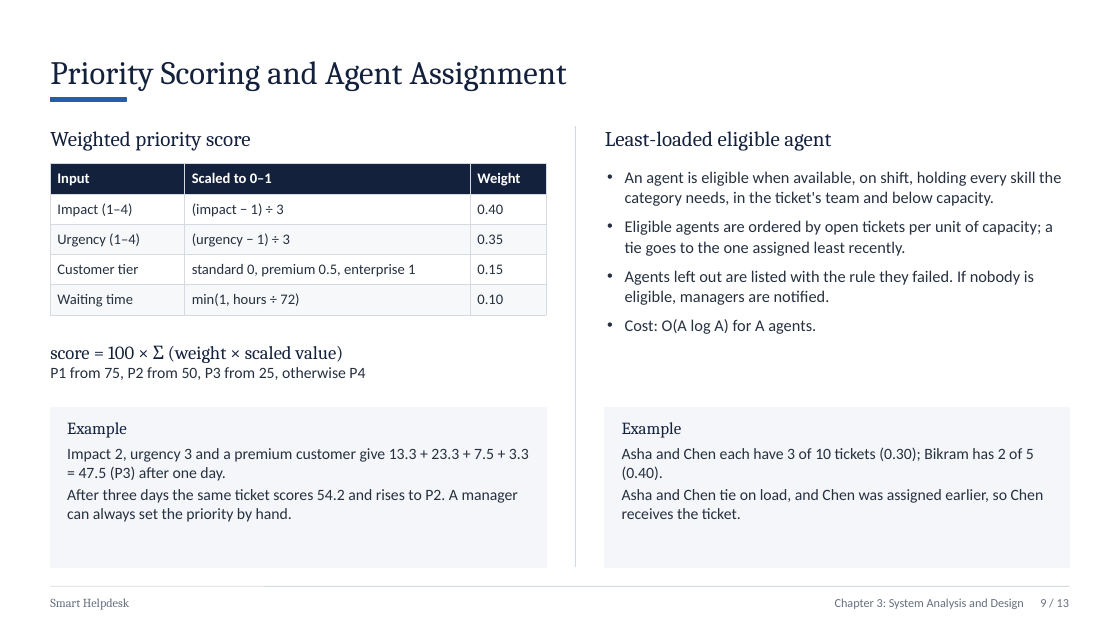
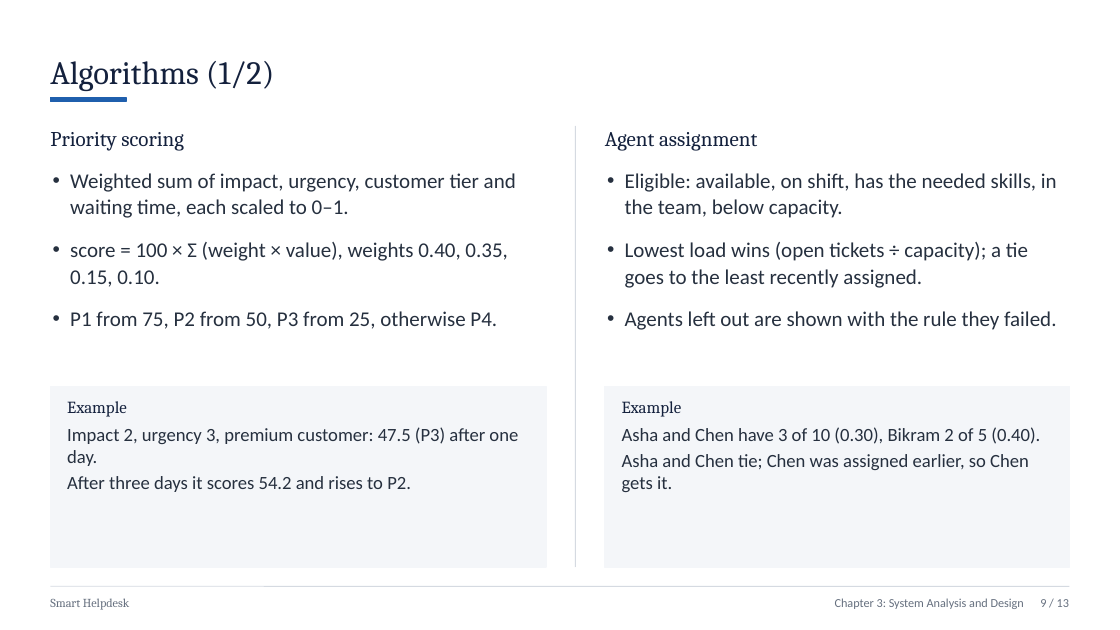
Before and after one commit to Sbh321/smart-helpdesk, a slide deck: slide 10 of college/report/Project-III-Presentation-Smart-Helpdesk.pptx. Drawn at 1120x630 pixels with LibreOffice and Linux fonts; fonts in the diff are those of the drawing. Boxes give left, top, right and bottom in pixels: in the first picture for what was removed or moved away, otherwise in the second. Text is boxed around its words. In the diff, an @@ line names an element or a change of style, - is before the commit and + after.

```diff
--- a/college/report/Project-III-Presentation-Smart-Helpdesk.pptx
+++ b/college/report/Project-III-Presentation-Smart-Helpdesk.pptx
@@ text at [50,61,274,91]: text changed @@
-Priority Scoring and Agent Assignment
+Algorithms (1/2)
@@ text at [50,132,184,151]: text changed @@
-Weighted priority score
+Priority scoring
@@ text at [605,132,757,151]: text changed @@
-Least-loaded eligible agent
+Agent assignment
@@ text "Weighted sum of impact, urgency, ..." at [70,173,516,329]: vertical alignment middle to top @@
@@ table removed at [50,164,546,311], 5 rows, 3 columns @@
-Input | Scaled to 0–1 | Weight
-Impact (1–4) | (impact − 1) ÷ 3 | 0.40
-Urgency (1–4) | (urgency − 1) ÷ 3 | 0.35
-Customer tier | standard 0, premium 0.5, enterprise 1 | 0.15
-Waiting time | min(1, hours ÷ 72) | 0.10
@@ text at [70,173,516,329]: text changed; size 13.5 to 18 pt @@
-score = 100 × Σ (weight × scaled value)
-P1 from 75, P2 from 50, P3 from 25, otherwise P4
+• Weighted sum of impact, urgency, customer tier and waiting time, each scaled to 0–1.
+• score = 100 × Σ (weight × value), weights 0.40, 0.35, 0.15, 0.10.
+• P1 from 75, P2 from 50, P3 from 25, otherwise P4.
@@ text at [625,173,1057,330]: text changed; size 14 to 18 pt @@
-• An agent is eligible when available, on shift, holding every skill the category needs, in the ticket's team and below capacity.
-• Eligible agents are ordered by open tickets per unit of capacity; a tie goes to the one assigned least recently.
-• Agents left out are listed with the rule they failed. If nobody is eligible, managers are notified.
-• Cost: O(A log A) for A agents.
+• Eligible: available, on shift, has the needed skills, in the team, below capacity.
+• Lowest load wins (open tickets ÷ capacity); a tie goes to the least recently assigned.
+• Agents left out are shown with the rule they failed.
@@ rectangle: place and size @@
-rectangle at [50,408,546,567]
+rectangle at [50,386,546,567]
@@ rectangle: place and size @@
-rectangle at [605,408,1070,567]
+rectangle at [605,386,1070,567]
@@ text "Example": place and size @@
-text "Example" at [67,422,529,522]
+text "Example" at [67,401,518,492]
@@ text "Example": place and size @@
-text "Example" at [622,422,1044,519]
+text "Example" at [622,401,1040,492]
@@ text at [67,427,518,492]: text changed; size 13.5 to 16 pt @@
-Impact 2, urgency 3 and a premium customer give 13.3 + 23.3 + 7.5 + 3.3 = 47.5 (P3) after one day.
-After three days the same ticket scores 54.2 and rises to P2. A manager can always set the priority by hand.
+Impact 2, urgency 3, premium customer: 47.5 (P3) after one day.
+After three days it scores 54.2 and rises to P2.
@@ text at [622,427,1040,492]: text changed; size 13.5 to 16 pt @@
-Asha and Chen each have 3 of 10 tickets (0.30); Bikram has 2 of 5 (0.40).
-Asha and Chen tie on load, and Chen was assigned earlier, so Chen receives the ticket.
+Asha and Chen have 3 of 10 (0.30), Bikram 2 of 5 (0.40).
+Asha and Chen tie; Chen was assigned earlier, so Chen gets it.
```
Also in this commit, not shown: 6 other slides changed, 40 other files.
